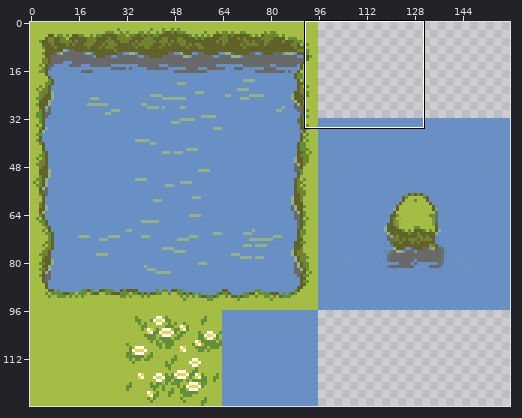
Two versions of one sprite sheet, gdx-explore/src/main/resources/data/maps/tiles/world.png. The picture above shows the old version from afar; the outline marks the close-up.
Close-up. As it was:
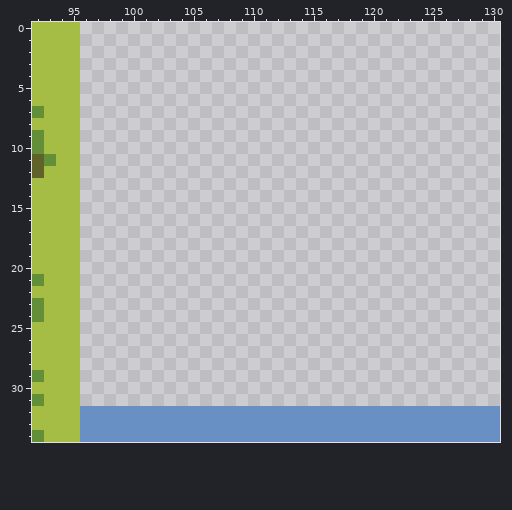
The file is 160x128 pixels. Colours within 5 levels of each other are drawn and written as one. Shown: x 92..130, y 0..34.
After:
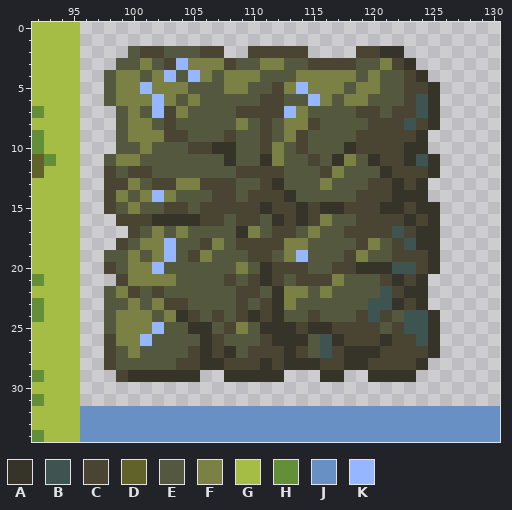
Palette (. is transparent): A #363329  B #3e5451  C #4a4432  D #61612a  E #54583f  F #7b8045  G #a5bd44  H #648f39  J #6890c4  K #96b6ff
Diff:
{"y":2,"x":100,"old":"........","new":"ECCEEECC"}
{"y":2,"x":110,"old":".....","new":"CCCCC"}
{"y":2,"x":119,"old":"....","new":"CCAA"}
{"y":3,"x":99,"old":".........................","new":"EEFECKFFFCEEFFEECCCCEEFCA"}
{"y":4,"x":98,"old":"...........................","new":"EFFEFKEKFEFFFEEEFFFFFEFEECA"}
{"y":5,"x":98,"old":"............................","new":"EFFKFFFEEEFFEECFKFFFEFFEECCA"}
{"y":6,"x":98,"old":"............................","new":"EFFFKFEFEEEEECCEEKFEFFEEECBA"}
{"y":7,"x":99,"old":"...........................","new":"EFEKCFEEEECCCCKFEEEECCECCBA"}
{"y":8,"x":99,"old":"...........................","new":"EFFECEEEEEFECEFFCEEEECCCBCA"}
{"y":9,"x":99,"old":"..........................","new":"EFFFCCEEECEECEFCEEEECCCCCA"}
{"y":10,"x":99,"old":"..........................","new":"EEFEEECCAAEECFECEEEACCCCAA"}
{"y":11,"x":98,"old":"............................","new":"EFFEEEEEEEAEEAFEECEAFEACCABA"}
{"y":12,"x":98,"old":"............................","new":"CECCEEEEEEECCCCEEECFEEEACCCA"}
{"y":13,"x":98,"old":"...........................","new":"CCFECCFFCCCEECAEEEFEEECCACA"}
{"y":14,"x":98,"old":"...........................","new":"CFEFKFEEECCECCCAEEEEECCCAAA"}
{"y":15,"x":98,"old":"............................","new":"CEFEECCECCCCCACCACAACCCAACAA"}
{"y":16,"x":99,"old":"...........................","new":"CCCAAAACCECCEACACFEECCCCACA"}
{"y":17,"x":100,"old":"..........................","new":"CEFEFEEEEAFECCEFEECCCCBCAA"}
{"y":18,"x":99,"old":"...........................","new":"CEFFKEECFECCCCFFEEEECFECBAA"}
{"y":19,"x":98,"old":"............................","new":"EEFEFKECFEEECCEFKEEECFEECCCA"}
{"y":20,"x":98,"old":"............................","new":"CEFFKEEEEEEFEACCCEECCAAABBCA"}
{"y":21,"x":99,"old":"..........................","new":"CFFFFEEEECECACECCCFEEECACA"}
{"y":22,"x":98,"old":"...........................","new":"EFCECEEEEEECCEAFFEFEEEEBCAA"}
{"y":23,"x":98,"old":"...........................","new":"EEFEFCCEEEECECAFEEEEEEBBACA"}
{"y":24,"x":98,"old":"............................","new":"EFFFEFACECECACAEECEEECBCEBBA"}
{"y":25,"x":98,"old":"............................","new":"EFFFKEEAAECFEAAACAACCCCECBBA"}
{"y":26,"x":98,"old":"............................","new":"CFFKEEEEACEEECAAAEBACCCACCBA"}
{"y":27,"x":98,"old":"............................","new":"CEFEEEECACAECCCACEBCAAACCCCA"}
{"y":28,"x":98,"old":"...........................","new":"CEEEEECCAACCCACAAACCAACCCCA"}
{"y":29,"x":99,"old":".......","new":"CAAAAAA"}
{"y":29,"x":108,"old":".....","new":"AAAAA"}
{"y":29,"x":116,"old":"..","new":"AA"}
{"y":29,"x":120,"old":"....","new":"AAAA"}
